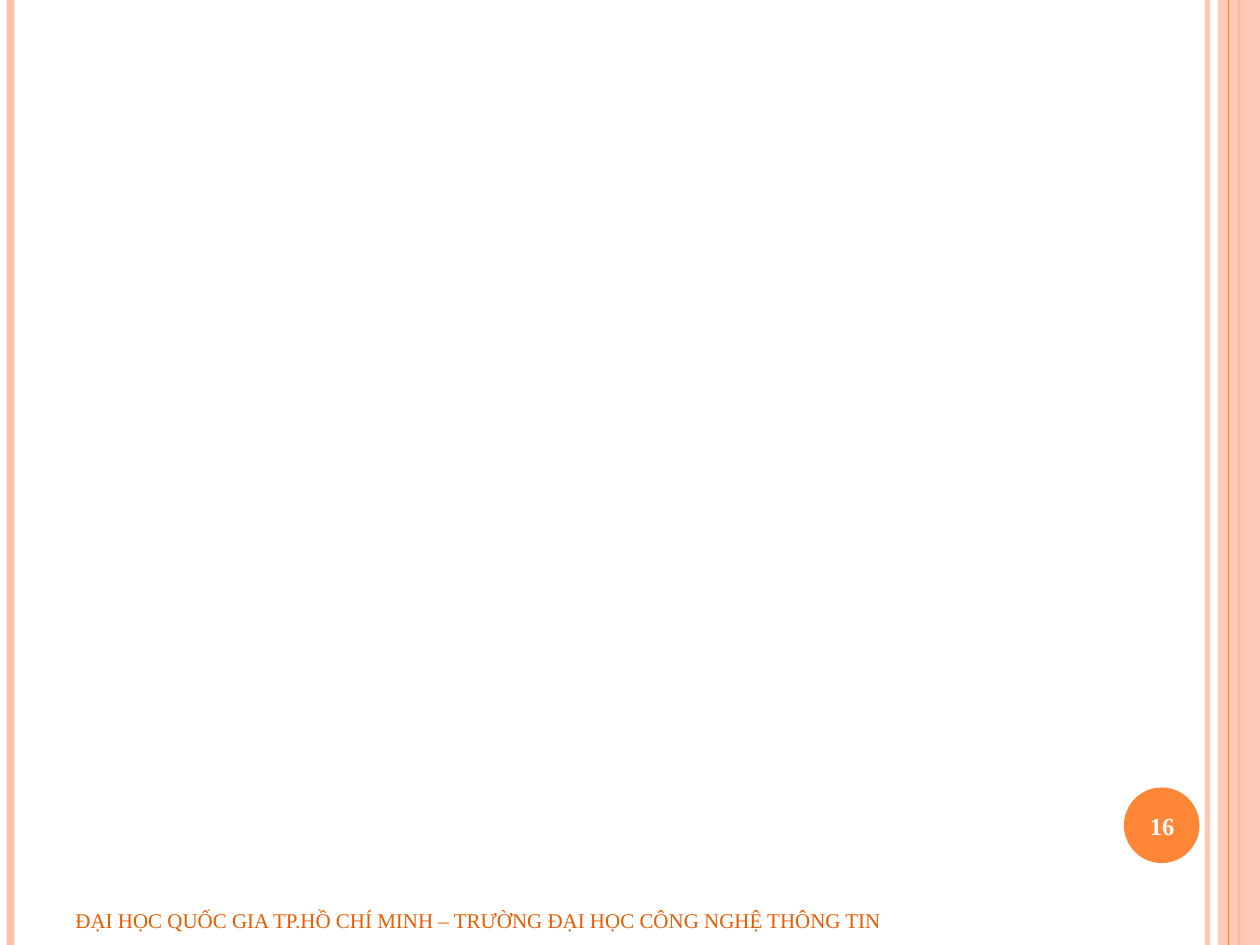
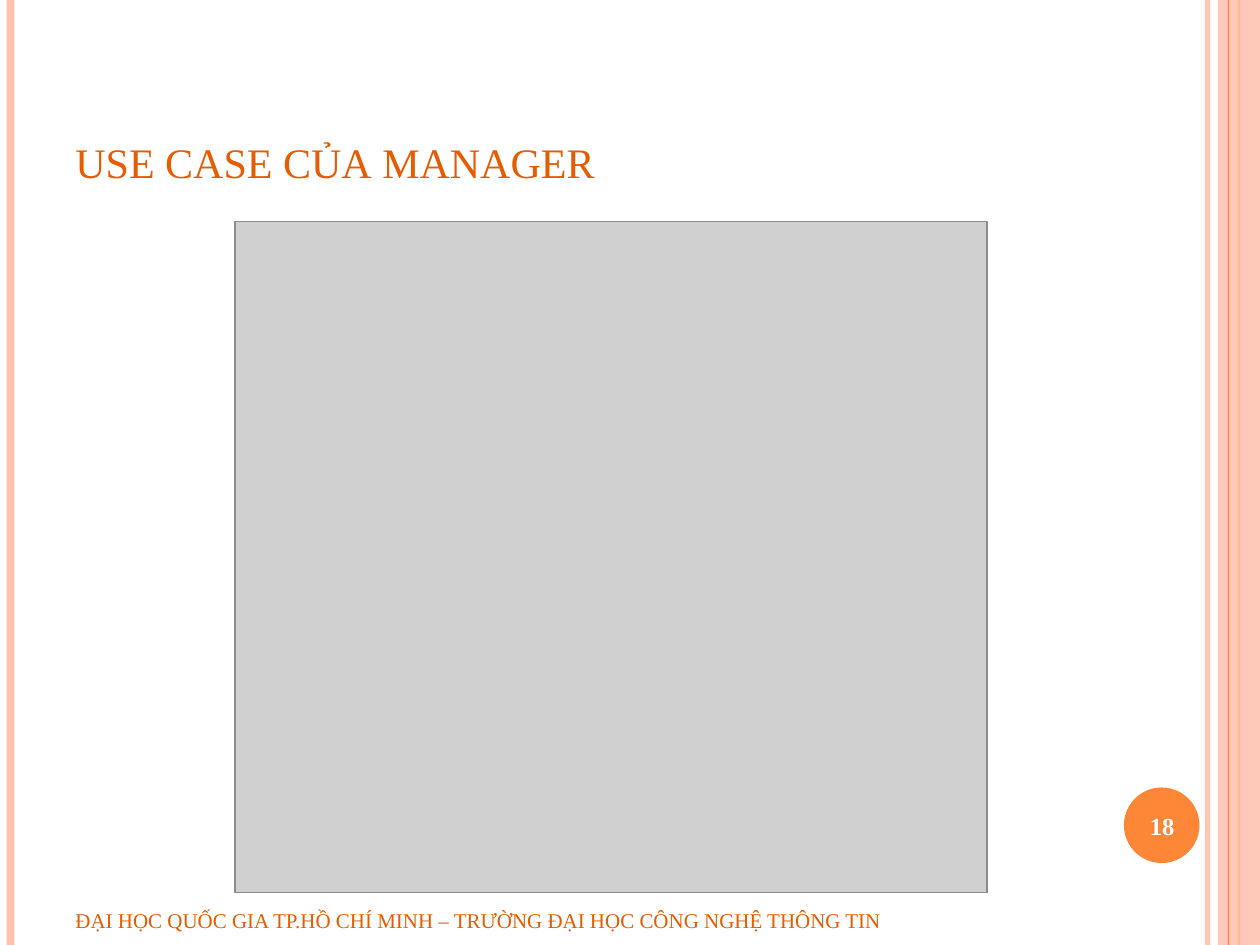
Before and after one commit to geovip/nosqlravendbuit, a slide deck: slide 18 of Document/slide bao cao.pptx (slide 16 before the commit). Drawn at 1260x945 pixels with LibreOffice and Linux fonts; fonts in the diff are those of the drawing; grey boxes stand for pictures; background and template pictures are left out. Boxes give left, top, right and bottom in pixels: in the first picture for what was removed or moved away, otherwise in the second. Text is boxed around its words. In the diff, an @@ line names an element or a change of style, - is before the commit and + after.

```diff
--- a/Document/slide bao cao.pptx
+++ b/Document/slide bao cao.pptx
@@ title added at box(75, 145, 594, 179), 30 pt, text #E65C01, small capitals @@
+use case của manager
@@ picture added at box(234, 222, 987, 893) @@
@@ page number at box(1150, 818, 1175, 836): text changed @@
-16
+18
```
Also in this commit, not shown: 6 other slides changed, 10 slides added.
